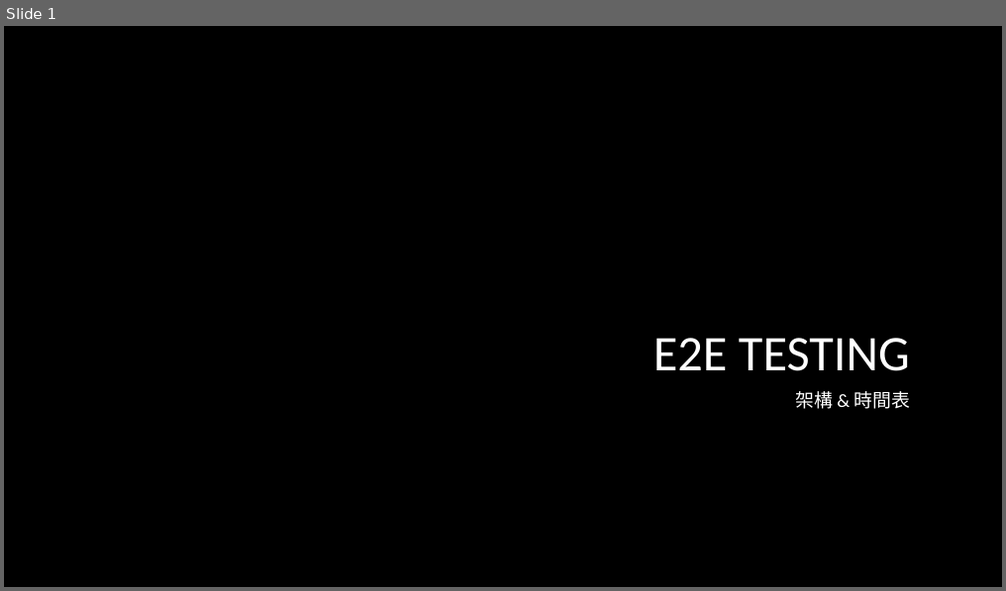
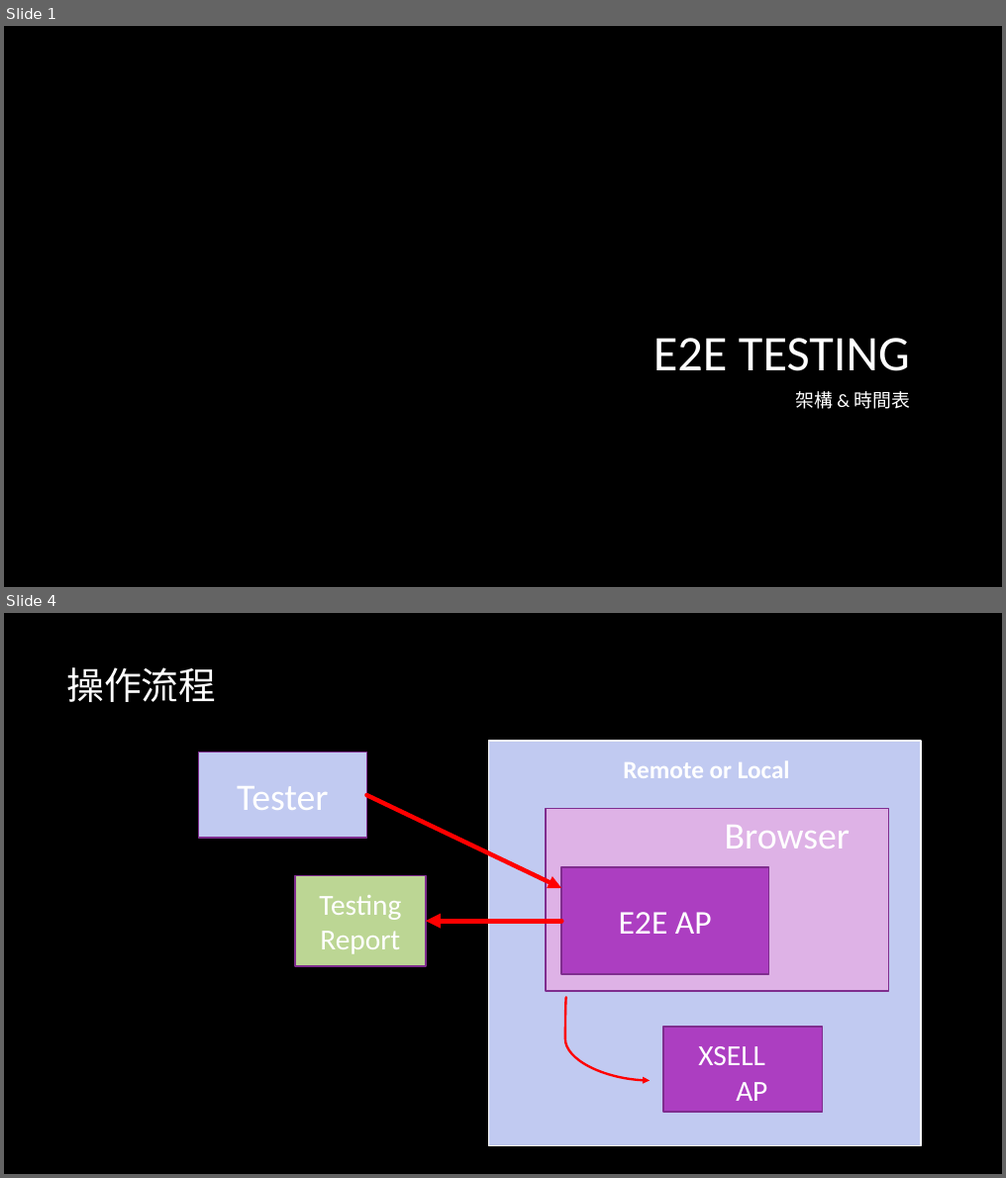
Before and after one commit to markhuang19994/E2E_TEST_AP, a slide deck: document/PPT/架構及規劃.pptx. Shown one above the other, each under a label of ours: slide 1 before the commit, slides 1 and 4 after it; the slides between them are not shown. The pictures are 1006x591 and 1006x1178 pixels, drawn with LibreOffice and Linux fonts; fonts in the diff are those of the drawing; background and template pictures are left out. Boxes give left, top, right and bottom in pixels: in the first picture for what was removed or moved away, otherwise in the second. Text is boxed around its words. In the diff, an @@ line names an element or a change of style, - is before the commit and + after.

```diff
--- a/document/PPT/架構及規劃.pptx
+++ b/document/PPT/架構及規劃.pptx
@@ slide 4 added at box(4, 613, 1002, 1174), background picture (left out) @@
@@ title added at box(66, 667, 216, 702), 36 pt, text #FFFFFF @@
+操作流程
@@ rectangle added at box(199, 753, 367, 839), fill #C1CAF1, outline #7F2E8F 1.5 pt, 36 pt, text #FFFFFF @@
+Tester
@@ text added at box(623, 761, 790, 778), 24 pt, text #FFFFFF, bold @@
+Remote or Local
@@ arrow added from (367, 795) to (561, 888), #FF0000 4.25 pt @@
@@ rectangle added at box(295, 875, 426, 966), fill #BCD694, outline #7F2E8F 1.5 pt, 28 pt, text #FFFFFF @@
+Testing Report
@@ arrow added from (561, 922) to (426, 922), #FF0000 4.75 pt @@
@@ group added at box(489, 741, 921, 1147): 4 rectangles, 2 texts, 1 curved arrow @@
+XSELL
+AP
+Browser
+E2E AP
```
Also in this commit, not shown: 3 slides changed, 4 other slides added.
